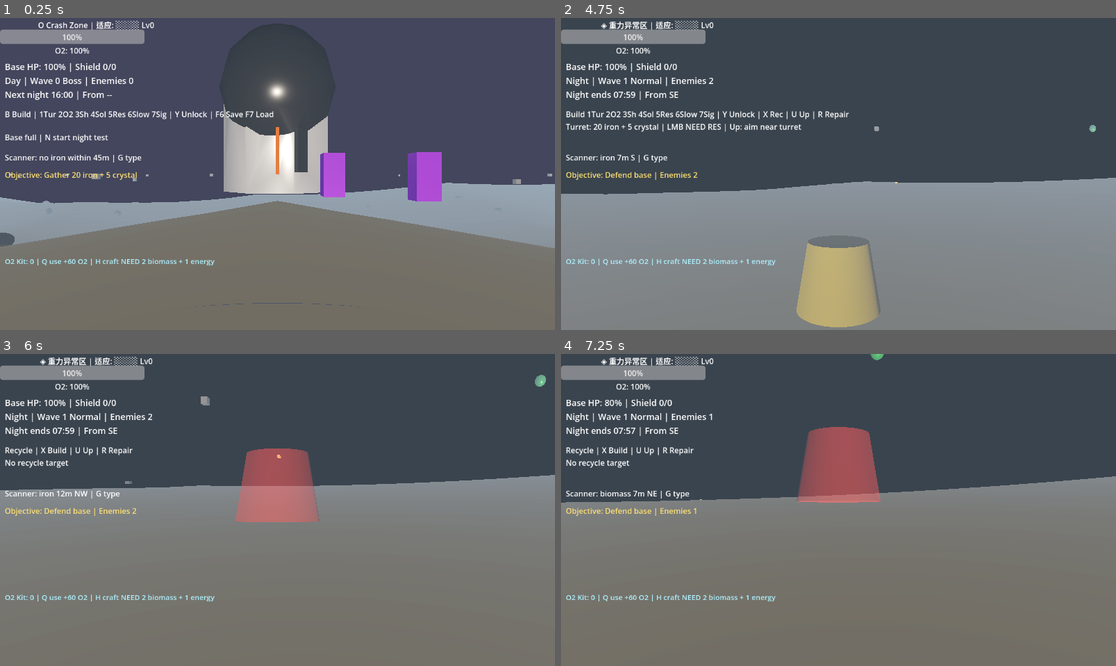
Above: before the commit, frames 1-4 (two rows, left to right).
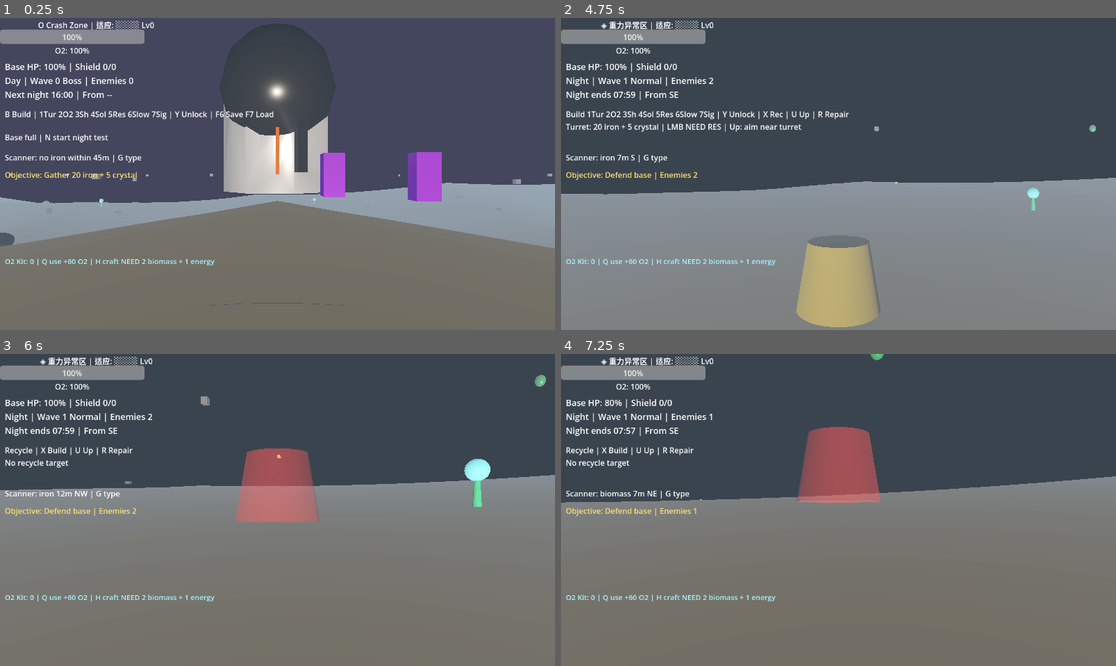
Above: after the commit, the same moments.

Repository: qnctx/star-abyss-game
Game: Godot game, scene res://scenes/main.tscn
Two runs of this game, one before a commit and one after it. Both use one fixed random seed, a clock stepped at 60 frames per second and the inputs below.
Inputs (mouse positions are in pixels of both pictures, inside the frame that each line leads up to):
- Up to frame 1 (0.25 s): no input
- Up to frame 2 (4.75 s): tap Enter at 0.5 s; move the mouse to (866, 174) at 0.52 s; hold B (build_mode) 0.53-1.28 s; hold W (move_forward) from 0.53 s (still down); click (866, 174) at 0.67 s; tap Space (jump) at 0.77, 1.52, 3.02, 3.77, 4.52 s; move the mouse to (810, 174) at 1.27 s; tap H (craft_oxygen_canister) at 1.35 s; move the mouse to (849, 167) at 2.02 s; tap Ctrl (crouch) at 2.1 s; move the mouse to (832, 180) at 2.77 s; tap E (interact) at 2.85 s; click (832, 180) at 2.92 s; move the mouse to (877, 177) at 3.52 s; hold N (night_test) 3.53-4.28 s; move the mouse to (794, 170) at 4.27 s; tap Z (prone) at 4.35 s
- Up to frame 3 (6 s): move the mouse to (283, 510) at 5.02 s; hold X (recycle_mode) 5.03-5.78 s; click (283, 510) at 5.17 s; move the mouse to (255, 503) at 5.77 s; release W (move_forward) at 5.78 s; hold D (move_right) from 5.78 s (still down); tap R (repair_structure) at 5.85 s
- Up to frame 4 (7.25 s): tap Space (jump) at 6.02, 6.77 s; move the mouse to (866, 510) at 6.52 s; release D (move_right) at 6.53 s; hold W (move_forward) from 6.53 s (still down); hold G (scanner_cycle) from 6.53 s (still down)

The runs differ from the first frame. In frame 1, less than 0.1% of the frame differs, in the area x 17-57%, y 57-61%; in frame 2, less than 0.1%; in frame 3, 0.4%, in the area x 83-89%, y 33-49%; in frame 4, nothing differs.

Commit message:
Add wilderness oxygen plants

Diff:
--- /dev/null
+++ b/src/scripts/oxygen_plant.gd
@@ -0,0 +1,69 @@
+extends Area3D
+
+signal oxygen_plant_collected(amount: float)
+
+const OXYGEN_RESTORE := 45.0
+
+
+func _ready() -> void:
+	add_to_group("oxygen_plants")
+	body_entered.connect(_on_body_entered)
+	_create_visuals()
+
+
+func collect(player: Node) -> bool:
+	if not player:
+		return false
+	var current_oxygen := float(player.get("current_oxygen"))
+	var max_oxygen := float(player.get("max_oxygen"))
+	if current_oxygen >= max_oxygen:
+		return false
+	player.set("current_oxygen", minf(max_oxygen, current_oxygen + OXYGEN_RESTORE))
+	player.emit_signal("oxygen_changed")
+	oxygen_plant_collected.emit(OXYGEN_RESTORE)
+	queue_free()
+	return true
+
+
+func _on_body_entered(body: Node) -> void:
+	if body and body.is_in_group("player"):
+		collect(body)
+
+
+func _create_visuals() -> void:
+	var stem := MeshInstance3D.new()
+	stem.name = "OxygenPlantStem"
+	var stem_mesh := CylinderMesh.new()
+	stem_mesh.top_radius = 0.05
+	stem_mesh.bottom_radius = 0.08
+	stem_mesh.height = 0.65
+	stem.mesh = stem_mesh
+	stem.position = Vector3(0.0, 0.32, 0.0)
+	stem.material_override = _make_material(Color(0.25, 0.9, 0.55), 0.25)
+	add_child(stem)
+
+	var bulb := MeshInstance3D.new()
+	bulb.name = "OxygenPlantBulb"
+	var bulb_mesh := SphereMesh.new()
+	bulb_mesh.radius = 0.22
+	bulb_mesh.height = 0.44
+	bulb.mesh = bulb_mesh
+	bulb.position = Vector3(0.0, 0.72, 0.0)
+	bulb.material_override = _make_material(Color(0.45, 0.95, 1.0), 0.7)
+	add_child(bulb)
+
+	var collision := CollisionShape3D.new()
+	var shape := SphereShape3D.new()
+	shape.radius = 0.75
+	collision.shape = shape
+	collision.position = Vector3(0.0, 0.45, 0.0)
+	add_child(collision)
+
+
+func _make_material(color: Color, emission_strength: float) -> StandardMaterial3D:
+	var material := StandardMaterial3D.new()
+	material.albedo_color = color
+	material.emission_enabled = true
+	material.emission = color
+	material.emission_energy_multiplier = emission_strength
+	return material
--- a/src/scripts/world_generator.gd
+++ b/src/scripts/world_generator.gd
@@ -43,6 +43,7 @@
 # Scene paths
 # ---------------------------------------------------------------------------
 const RESOURCE_SCENE := preload("res://scenes/resource_node.tscn")
+const OXYGEN_PLANT_SCRIPT := preload("res://scripts/oxygen_plant.gd")
 const BASE_POD_SCENE := preload("res://scenes/base_pod.tscn")
 const SPORE_SCENE := preload("res://scenes/vfx_toxic_spores.tscn")
 var _GROUND_MATERIAL: StandardMaterial3D
@@ -155,6 +156,7 @@
 
 	# 3. Resources
 	_spawn_resources(scene)
+	_spawn_oxygen_plants(scene)
 
 	# 4. Base pod at origin
 	_spawn_base_pod(scene)
@@ -413,6 +415,25 @@
 	print("WorldGenerator: placed %d %s resources." % [count, res_type])
 
 
+func _spawn_oxygen_plants(scene: Node) -> void:
+	const PLANT_COUNT := 14
+	var half := WORLD_SIZE / 2.0 - 6.0
+	var placed := 0
+	var max_attempts := PLANT_COUNT * 25
+	for _attempt in range(max_attempts):
+		if placed >= PLANT_COUNT:
+			break
+		var x := randf_range(-half, half)
+		var z := randf_range(-half, half)
+		if Vector2(x, z).length() < 10.0:
+			continue
+		var plant := OXYGEN_PLANT_SCRIPT.new()
+		scene.add_child(plant)
+		plant.global_position = Vector3(x, _raw_height(x, z) + 0.15, z)
+		placed += 1
+	print("WorldGenerator: placed %d oxygen plants." % placed)
+
+
 # ===========================================================================
 # Base pod placement
 # ===========================================================================
--- a/src/test_runner.gd
+++ b/src/test_runner.gd
@@ -17,6 +17,7 @@
 
         _test_world_generator()
         _test_player_oxygen()
+        _test_oxygen_plant()
         _test_oxygen_canister_manager()
         _test_death_drop_manager()
         _test_zone_manager()
@@ -101,6 +102,7 @@
         check("height_map is populated", not world_generator.height_map.is_empty(), "size=%d" % world_generator.height_map.size())
         check("biome_map is populated", not world_generator.biome_map.is_empty(), "size=%d" % world_generator.biome_map.size())
         check("biome_map size is 101x101", world_generator.biome_map.size() == 101 * 101, "size=%d" % world_generator.biome_map.size())
+        check("world generator places oxygen plants", get_nodes_in_group("oxygen_plants").size() > 0, "count=%d" % get_nodes_in_group("oxygen_plants").size())
 
 
 func _test_player_oxygen() -> void:
@@ -129,6 +131,39 @@
         player.refill_oxygen()
         check_nearly(player.current_oxygen, 180.0, 0.01, "refill restores oxygen")
         main.free()
+
+
+func _test_oxygen_plant() -> void:
+        print("\n[ Oxygen plant ]")
+
+        var oxygen_plant_script = load("res://scripts/oxygen_plant.gd")
+        var player_script = load("res://scripts/player.gd")
+        check("oxygen_plant.gd loads", oxygen_plant_script != null)
+        check("player.gd loads for oxygen plant test", player_script != null)
+        if not oxygen_plant_script or not player_script:
+                return
+
+        var player = player_script.new()
+        player.add_to_group("player")
+        player.max_oxygen = 180.0
+        player.current_oxygen = 90.0
+        current_scene.add_child(player)
+
+        var plant = oxygen_plant_script.new()
+        current_scene.add_child(plant)
+        check("oxygen plant joins group", plant.is_in_group("oxygen_plants"))
+        check("oxygen plant can be collected", plant.collect(player))
+        check_nearly(player.current_oxygen, 135.0, 0.01, "oxygen plant restores oxygen")
+        check("oxygen plant queues after collection", plant.is_queued_for_deletion())
+        plant.free()
+
+        var full_plant = oxygen_plant_script.new()
+        current_scene.add_child(full_plant)
+        player.current_oxygen = player.max_oxygen
+        check("oxygen plant waits when oxygen is full", not full_plant.collect(player))
+        check("full oxygen plant remains available", not full_plant.is_queued_for_deletion())
+        full_plant.free()
+        player.free()
 
 
 func _test_oxygen_canister_manager() -> void:
@@ -412,6 +447,9 @@
 
         var oxygen_canister_script = load("res://scripts/oxygen_canister_manager.gd")
         check("oxygen_canister_manager.gd loads", oxygen_canister_script != null)
+
+        var oxygen_plant_script = load("res://scripts/oxygen_plant.gd")
+        check("oxygen_plant.gd loads", oxygen_plant_script != null)
 
         var objective_tracker_script = load("res://scripts/objective_tracker.gd")
         check("objective_tracker.gd loads", objective_tracker_script != null)
Not shown, changed: PROGRESS.md
Not shown, changed: docs/GAME_DESIGN_DOC.md
Not shown, changed: docs/TEST_PLAN.md
Not shown, changed: src/CONTEXT.md
